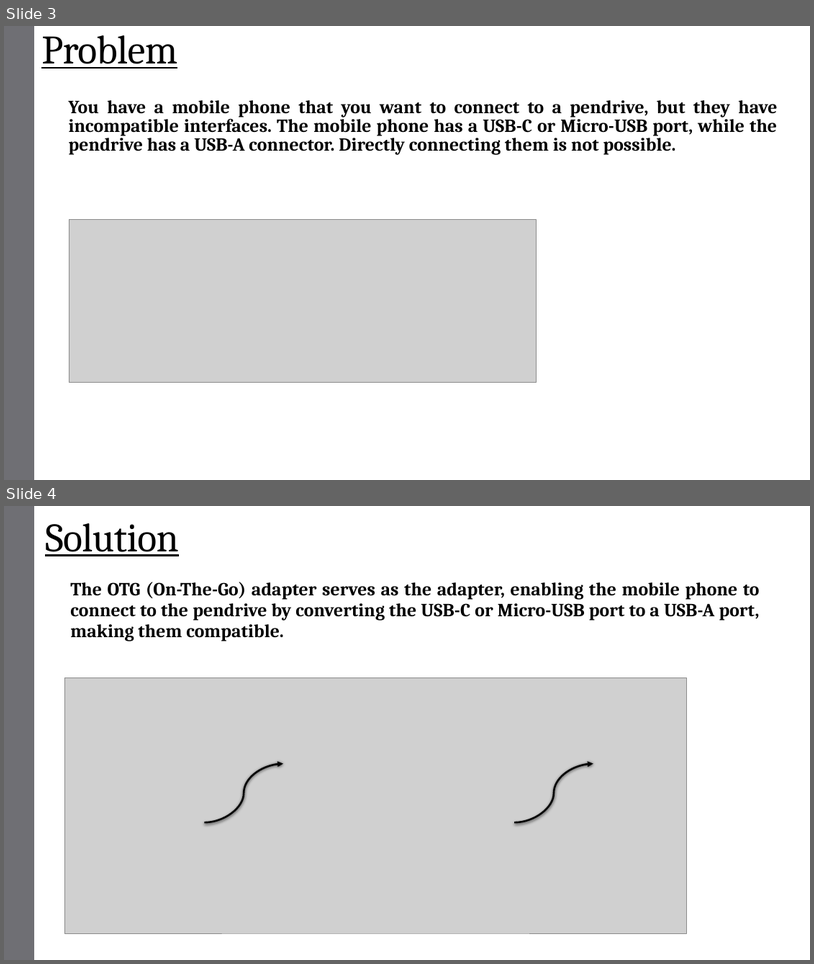
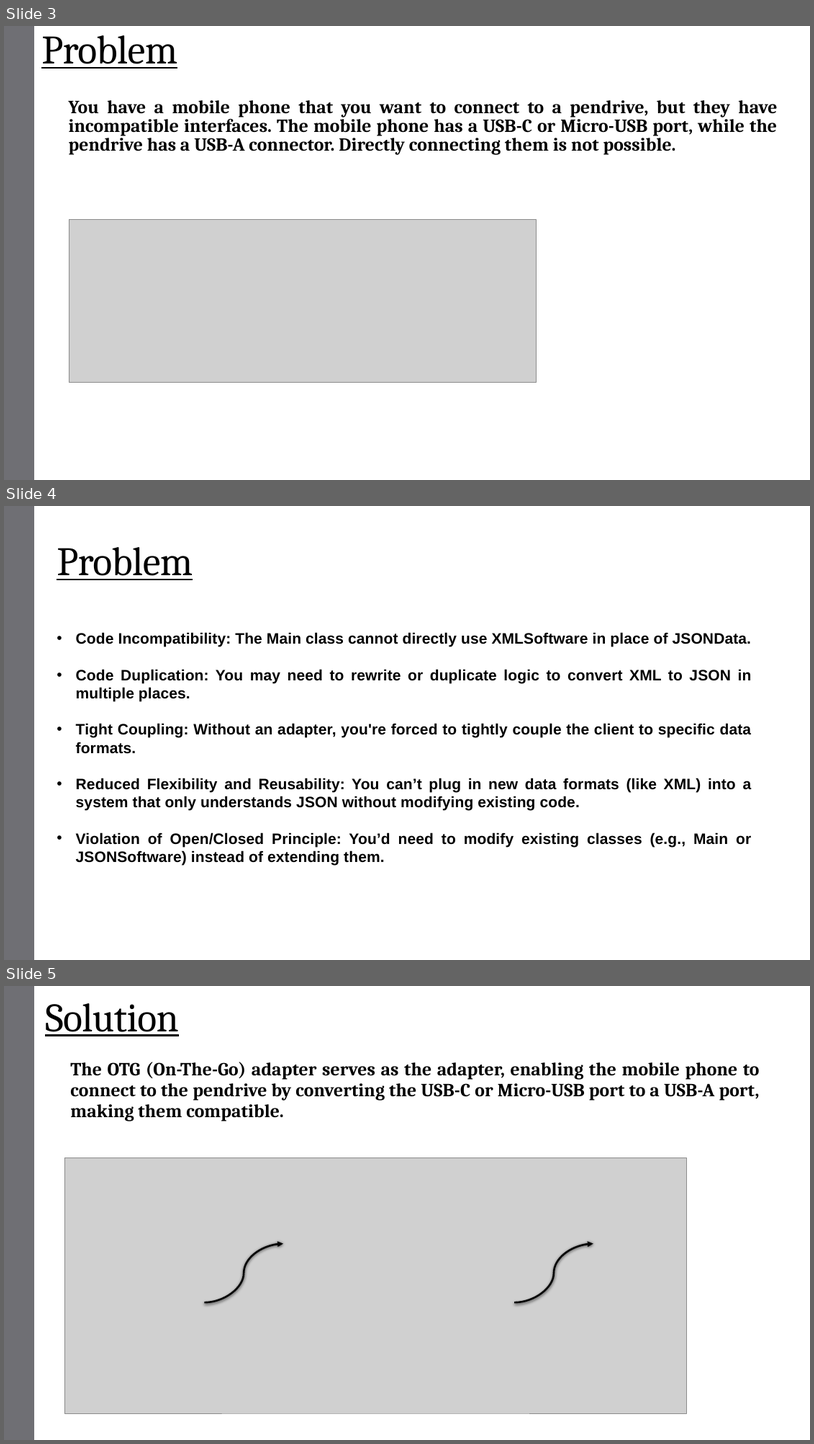
Before and after one commit to riyapatel2208/sdp, a slide deck: Adapter Design Pattern.pptx. Shown one above the other, each under a label of ours: slides 3 and 4 before the commit, slides 3, 4 and 5 after it. The pictures are 814x964 and 814x1444 pixels, drawn with LibreOffice and Linux fonts; fonts in the diff are those of the drawing; grey boxes stand for pictures. Boxes give left, top, right and bottom in pixels: in the first picture for what was removed or moved away, otherwise in the second. Text is boxed around its words. In the diff, an @@ line names an element or a change of style, - is before the commit and + after.

```diff
--- a/Adapter Design Pattern.pptx
+++ b/Adapter Design Pattern.pptx
@@ slide 4 added at box(4, 506, 810, 960), background #FFFFFF; not listed: 1 template element that a slide beside it also shows @@
@@ title added at box(57, 547, 193, 580), 48 pt, text #000000, underline @@
+Problem
@@ subtitle added at box(76, 632, 752, 865), 18 pt, text #000000, bold @@
+• Code Incompatibility: The Main class cannot directly use XMLSoftware in place of JSONData.
+• Code Duplication: You may need to rewrite or duplicate logic to convert XML to JSON in multiple places.
+• Tight Coupling: Without an adapter, you're forced to tightly couple the client to specific data formats.
+• Reduced Flexibility and Reusability: You can’t plug in new data formats (like XML) into a system that only understands JSON without modifying existing code.
+• Violation of Open/Closed Principle: You’d need to modify existing classes (e.g., Main or JSONSoftware) instead of extending them.
@@ what was slide 4 is now slide 5 @@
```
